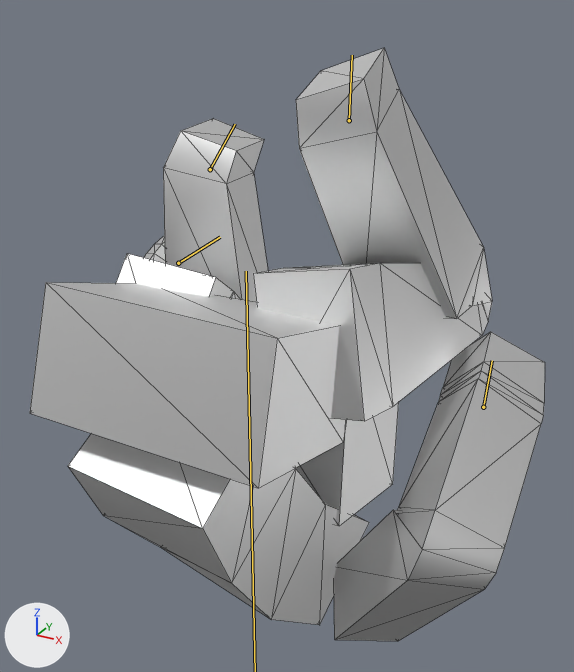
One commit to the FBX model Assets/Prefabs/Character/Character.fbx: the scene before it, then after it.
Before and after are seen from a 50 mm lens placed at (3.84, -6.18, 8.62), pointed at (0.19, 0.47, 5.3). Lighting does not change. The marker at lower left points along +X, +Y and +Z. Both versions are drawn at frame 11 of the action 'Armature|Flip'; the numbers are the values there. The bones that change are drawn over the model as lines. Mesh edges are drawn as thin lines.
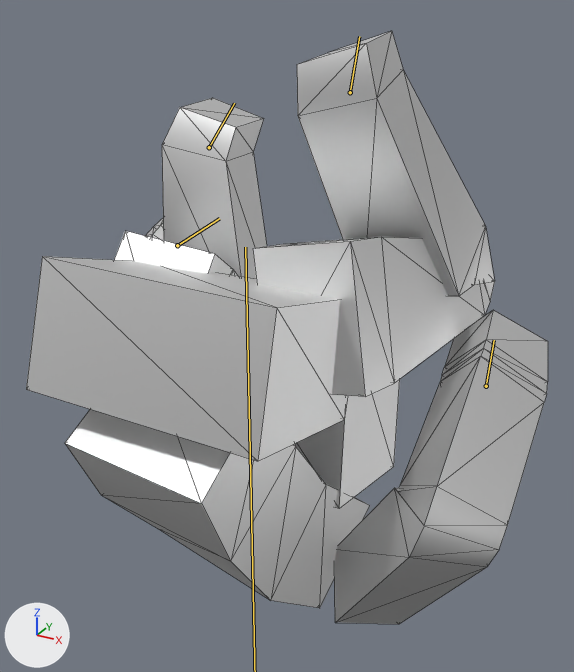
What differs and where, as boxes (x1, y1, x2, y2) in the pictures (574 x 672 px):
```json
{"object": "Mesh", "change": "posed", "before": [30, 48, 545, 641], "after": [26, 31, 548, 624]}
{"bone": "LeftFoot", "before": "(349, 120) to (352, 55)", "after": "(350, 92) to (359, 36)"}
{"bone": "RightFoot", "before": "(210, 169) to (235, 124)", "after": "(209, 147) to (234, 103)"}
{"bone": "Hand.L", "before": "(483, 407) to (492, 360)", "after": "(486, 386) to (494, 340)"}
{"bone": "Hand.R", "before": "(178, 263) to (220, 237)", "after": "(177, 245) to (219, 218)"}
```

The change, as JSON lines over the scene's bpy script:
```json
{"block": "bone_root", "where": "bone_root = bpy.data.objects['Armature'].pose.bones['Root']"}
{"op": "set", "path": "bone_root.location", "old": "(0.0, -0.22, 0.0)", "new": "(0.0, 0.01, 0.0)"}
{"block": "bone_leftfoot", "where": "bone_leftfoot = bpy.data.objects['Armature'].pose.bones['LeftFoot']  # child of 'IkHeel.L'"}
{"op": "set", "path": "bone_leftfoot.location", "old": "(0.3, 0.15, 0.01)", "new": "(0.11, 0.29, 0.06)"}
{"op": "set", "path": "bone_leftfoot.rotation_quaternion", "old": "(0.996, -0.014, -0.002, 0.087)", "new": "(1.0, 0.0, 0.0, 0.0)", "note": "degrees (-2, 0, 10) -> degrees (0, 0, 0)"}
{"block": "bone_rightfoot", "where": "bone_rightfoot = bpy.data.objects['Armature'].pose.bones['RightFoot']  # child of 'IkHeel.R'"}
{"op": "set", "path": "bone_rightfoot.location", "old": "(-0.63, 0.02, -0.19)", "new": "(-0.44, 0.15, -0.14)"}
{"block": "bone_hand_l", "where": "bone_hand_l = bpy.data.objects['Armature'].pose.bones['Hand.L']  # child of 'IkWrist.L'"}
{"op": "set", "path": "bone_hand_l.location", "old": "(0.49, 0.05, 0.48)", "new": "(0.32, 0.15, 0.35)"}
{"block": "bone_hand_r", "where": "bone_hand_r = bpy.data.objects['Armature'].pose.bones['Hand.R']  # child of 'IkWrist.R'"}
{"op": "set", "path": "bone_hand_r.location", "old": "(-0.36, 0.23, 0.57)", "new": "(-0.16, 0.35, 0.53)"}
```
